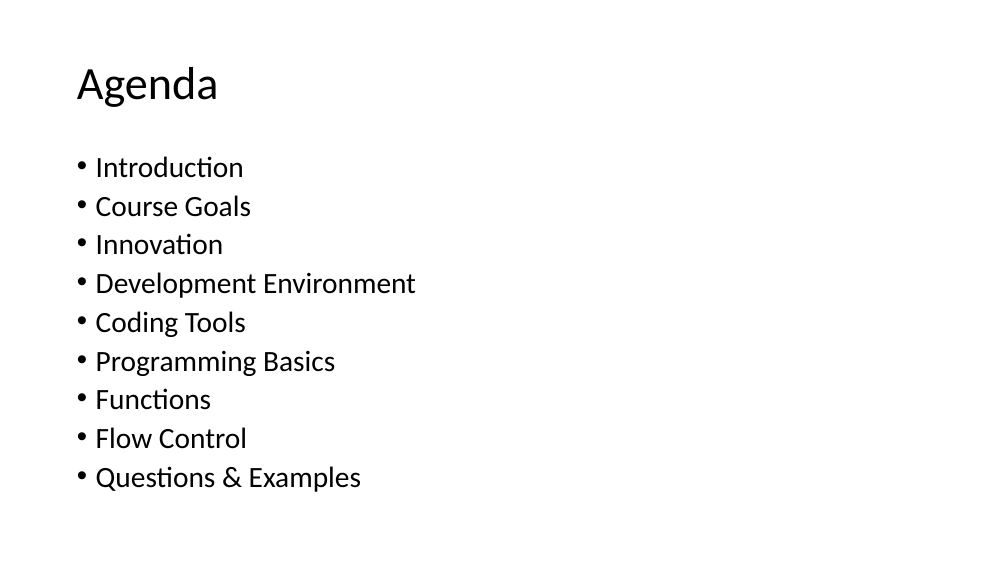
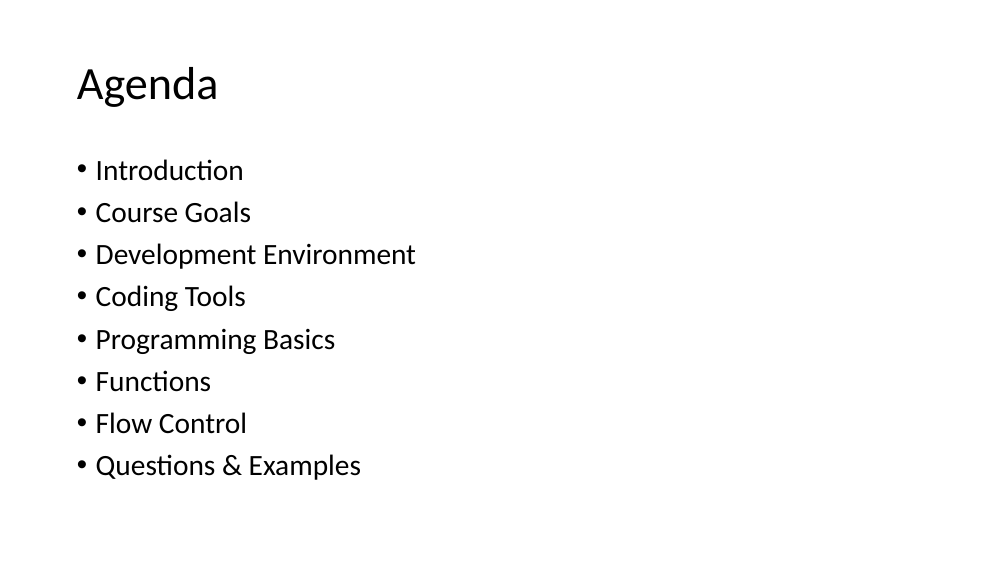
Before and after one commit to etokrug/OfficePythonBasics, a slide deck: slide 2 of Class_1_pp.pptx. Drawn at 1008x567 pixels with LibreOffice and Linux fonts; fonts in the diff are those of the drawing. Boxes give left, top, right and bottom in pixels: in the first picture for what was removed or moved away, otherwise in the second. Text is boxed around its words. In the diff, an @@ line names an element or a change of style, - is before the commit and + after.

```diff
--- a/Class_1_pp.pptx
+++ b/Class_1_pp.pptx
@@ text "Introduction" at <box>96,159,416,480</box>: line spacing 0.8 to 0.9 @@
@@ text at <box>96,233,223,255</box>: paragraph removed @@
-• Innovation
```
Also in this commit, not shown: 1 slide removed, 4 other files.
